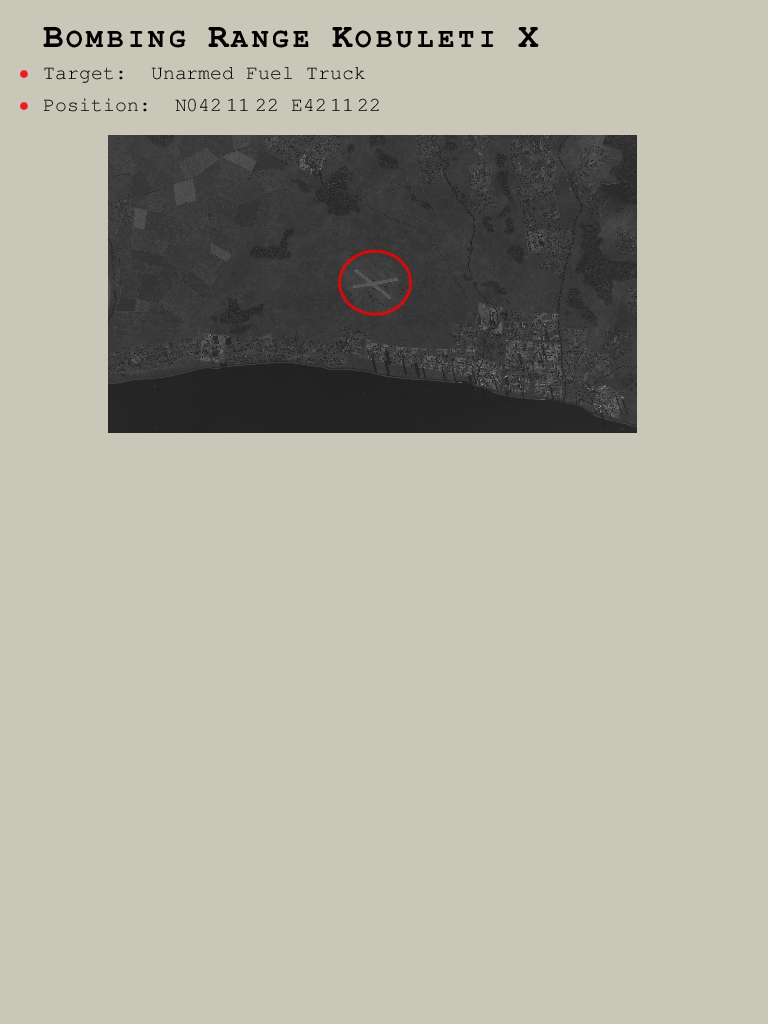
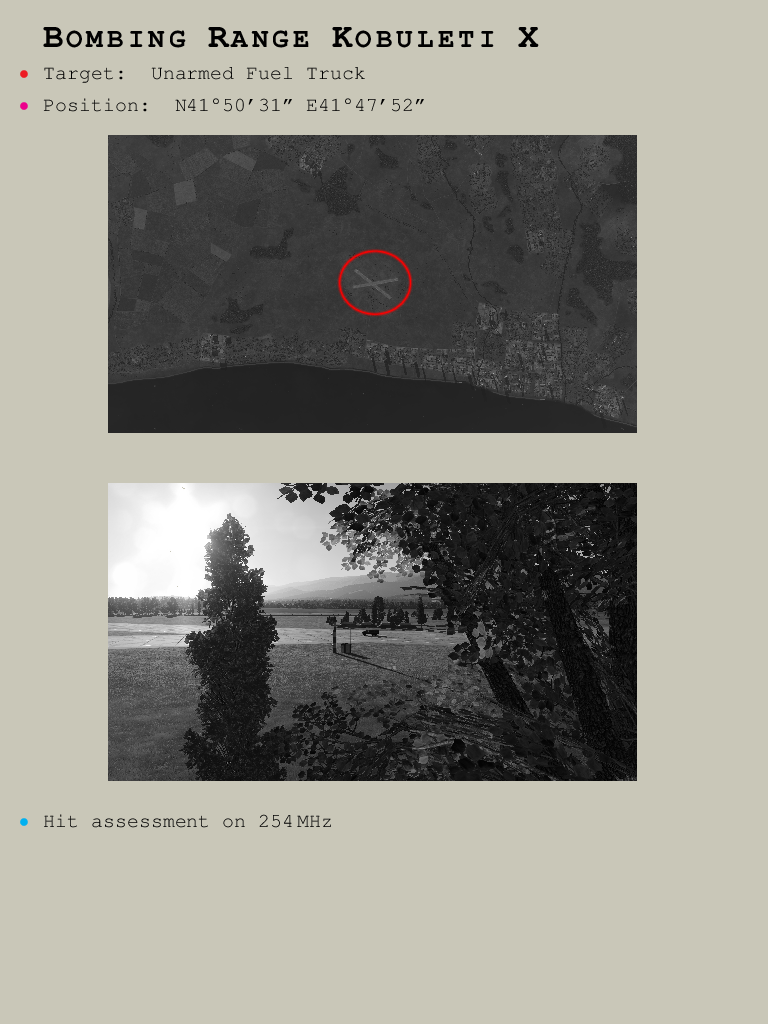
Two versions of the same layered image (768 x 1024). Layer-by-layer changes:
painted on "Clipboard" over 20, 98, 637, 828
